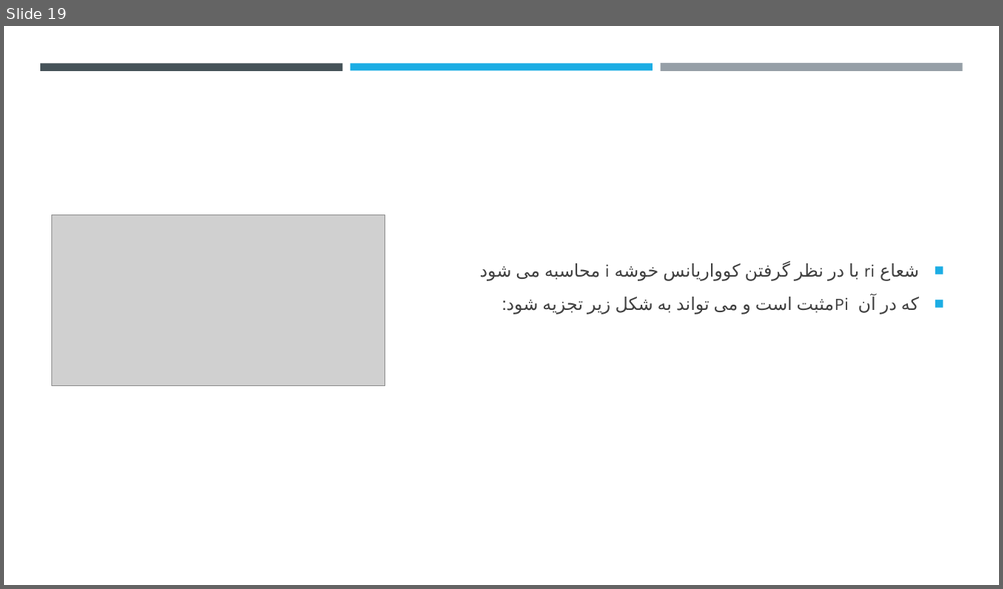
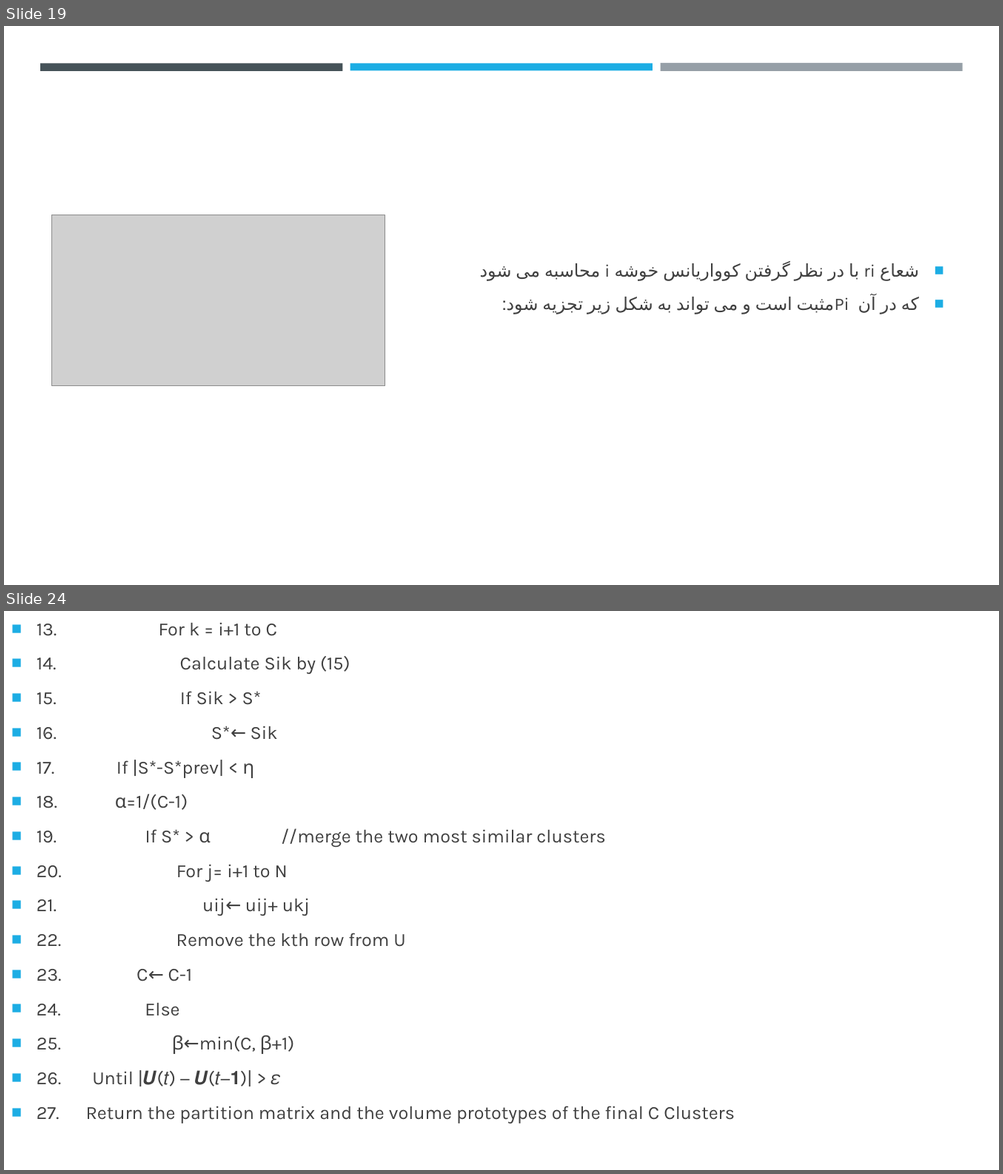
Before and after one commit to farshad36/data-mining-article, a slide deck: article.pptx. Shown one above the other, each under a label of ours: slide 19 before the commit, slides 19 and 24 after it; the slides between them are not shown. The pictures are 1003x589 and 1003x1174 pixels, drawn with LibreOffice and Linux fonts; fonts in the diff are those of the drawing; grey boxes stand for pictures. Boxes give left, top, right and bottom in pixels: in the first picture for what was removed or moved away, otherwise in the second. Text is boxed around its words. In the diff, an @@ line names an element or a change of style, - is before the commit and + after.

```diff
--- a/article.pptx
+++ b/article.pptx
@@ slide 24 added at (4,611,999,1170), background #FFFFFF @@
@@ text added at (37,622,734,1124), 18 pt, text #404040 @@
+■ 13. For k = i+1 to C
+■ 14. Calculate Sik by (15)
+■ 15. If Sik > S*
+■ 16. S*← Sik
+■ 17. If |S*-S*prev| < η
+■ 18. α=1/(C-1)
+■ 19. If S* > α //merge the two most similar clusters
+■ 20. For j= i+1 to N
+■ 21. uij← uij+ ukj
+■ 22. Remove the kth row from U
+■ 23. C← C-1
+■ 24. Else
+■ 25. β←min(C, β+1)
+■ 26. Until |𝑼(𝑡) − 𝑼(𝑡−𝟏)| > 𝜀
+■ 27. Return the partition matrix and the volume prototypes of the final C Clusters
```
Also in this commit, not shown: 10 other slides added, 37 other files.
